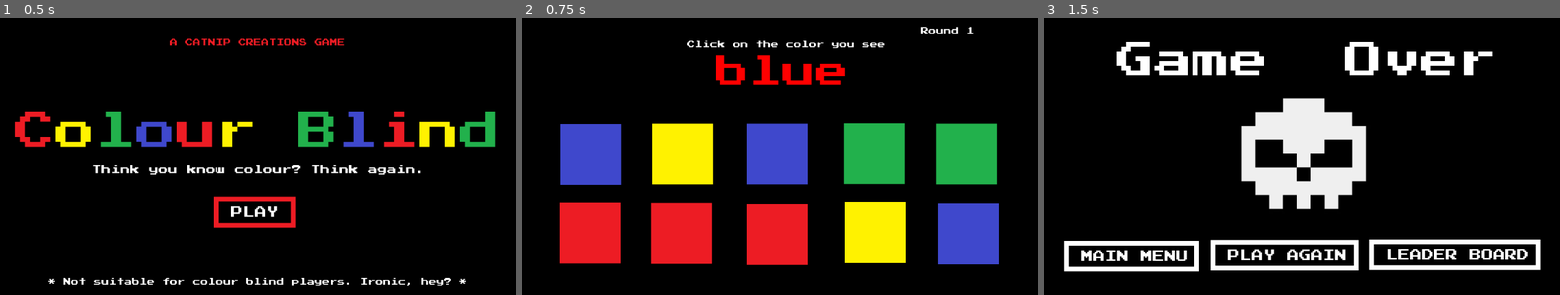
Above: before the commit, frames 1-3 (left to right).
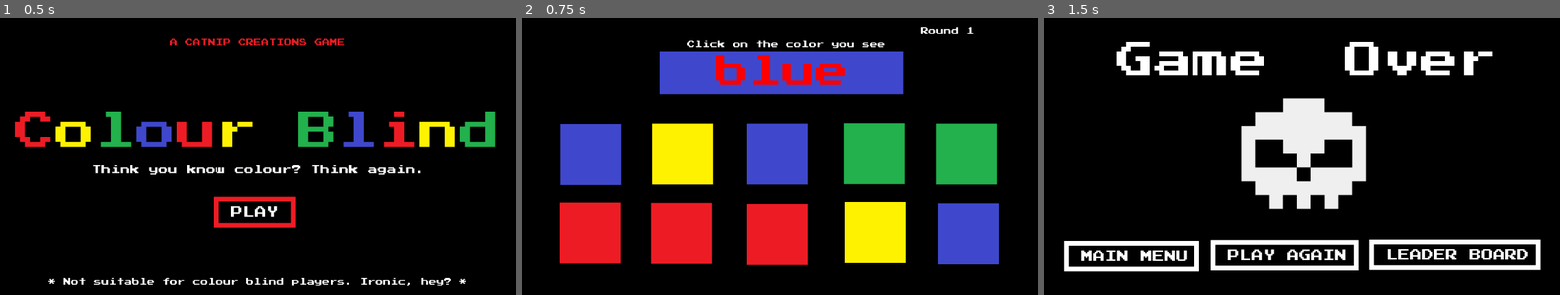
Above: after the commit, the same moments.

Repository: kwrightsk/game-jam-january-2026
Game: Godot game, scene res://Scenes/title_screen.tscn
Same seed, same stepped clock (60 frames per second), same inputs: the game is played once before the commit and once after it.
Inputs (mouse positions are in pixels of both pictures, inside the frame that each line leads up to):
- Up to frame 1 (0.5 s): no input
- Up to frame 2 (0.75 s): click "PLAY" at 0.5 s
- Up to frame 3 (1.5 s): tap Enter at 1.25 s; move the mouse to (1111, 153) at 1.27 s; press the mouse at (1111, 153) at 1.28 s

Frame 1 is identical in both runs. In frame 2, 6.4% of the frame differs, in the area x 26-74%, y 12-28%; in frame 3, nothing differs.

Commit message:
adding the shape to the screens

Diff:
--- a/Scenes/word_color_picker.tscn
+++ b/Scenes/word_color_picker.tscn
@@ -43,6 +43,10 @@
 horizontal_alignment = 1
 metadata/_edit_use_anchors_ = true
 
+[node name="SquareColor1" parent="CanvasLayer" instance=ExtResource("3_b5isq")]
+position = Vector2(577, 150)
+scale = Vector2(2, 0.35)
+
 [node name="ColorWord" type="Label" parent="CanvasLayer"]
 offset_left = 4.0
 offset_top = 114.0
--- a/Scenes/word_picker.tscn
+++ b/Scenes/word_picker.tscn
@@ -42,6 +42,10 @@
 horizontal_alignment = 1
 metadata/_edit_use_anchors_ = true
 
+[node name="SquareColor1" parent="CanvasLayer" instance=ExtResource("2_62n0n")]
+position = Vector2(577, 150)
+scale = Vector2(2, 0.35)
+
 [node name="ColorWord" type="Label" parent="CanvasLayer"]
 offset_left = 4.0
 offset_top = 114.0
